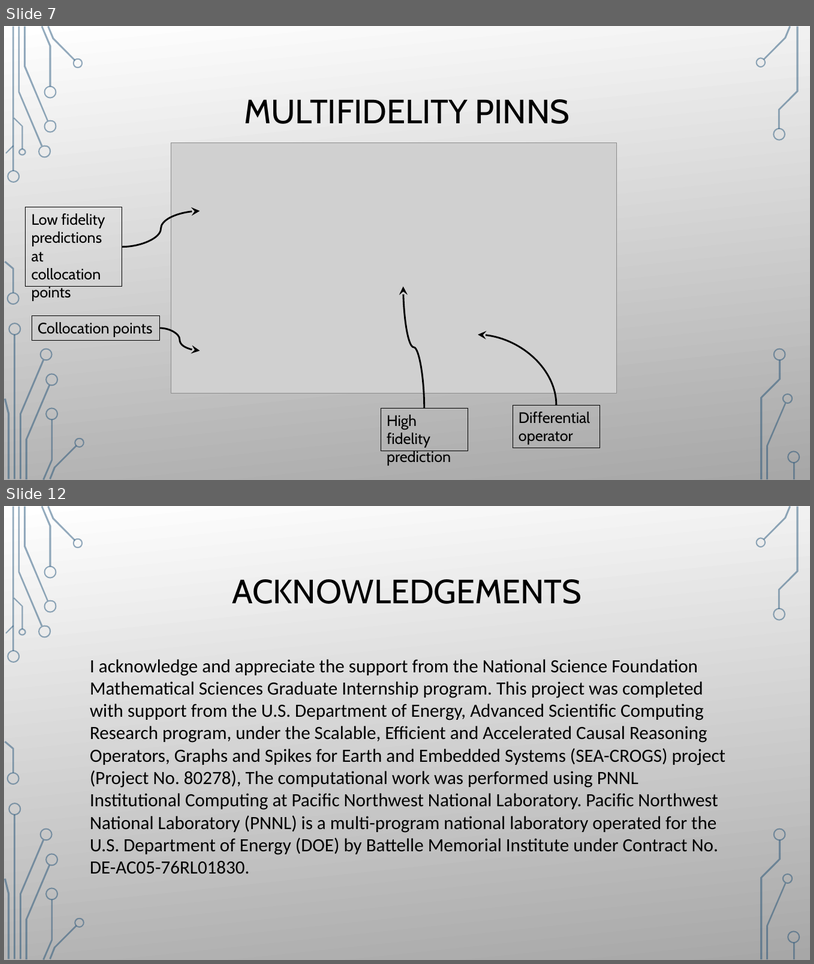
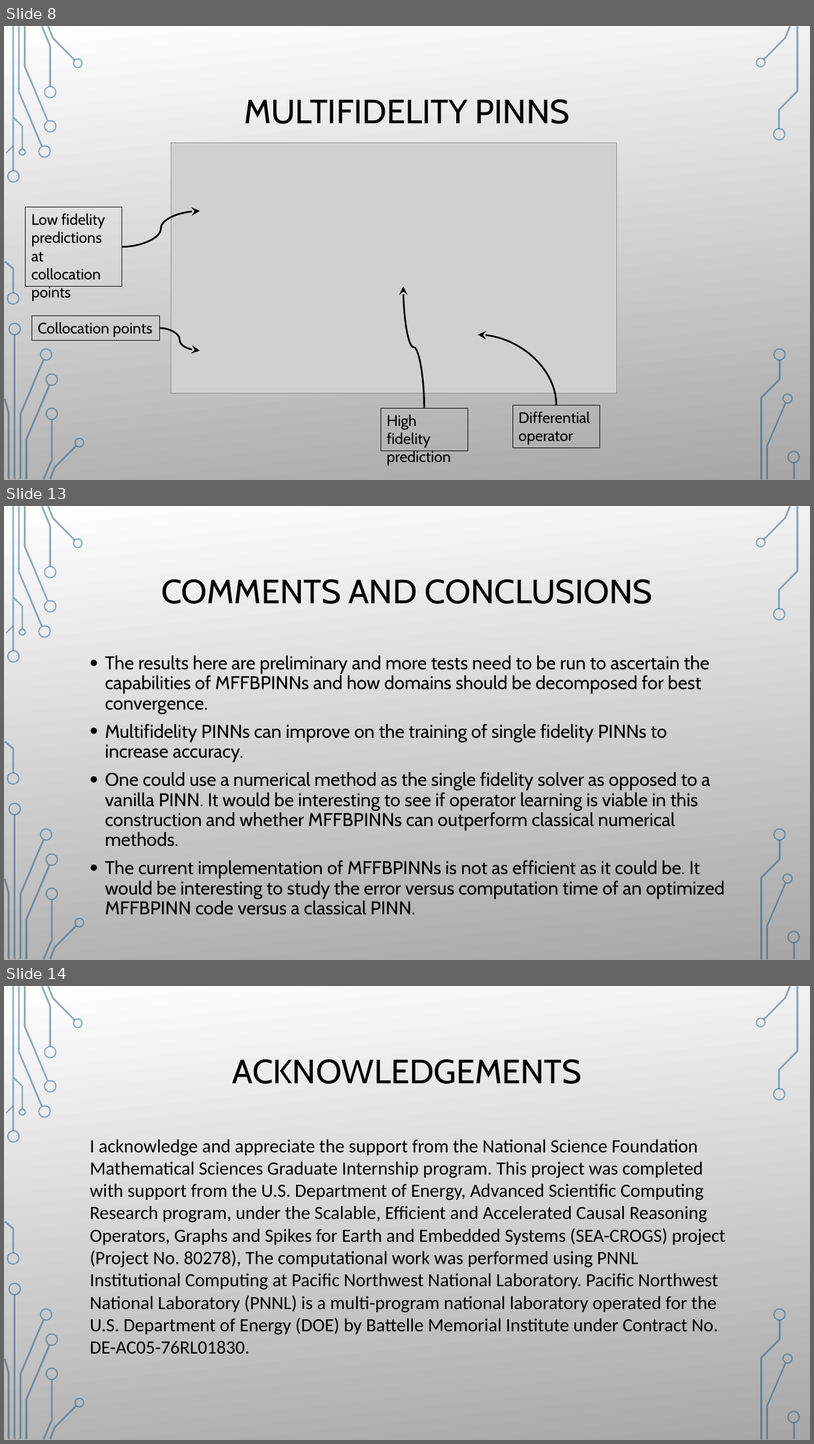
Before and after one commit to damienbeecroft/pnnl_research, a slide deck: MFFBPINNs.pptx. Shown one above the other, each under a label of ours: slides 7 and 12 before the commit, slides 8, 13 and 14 after it; the slides between them are not shown. The pictures are 814x964 and 814x1444 pixels, drawn with LibreOffice and Linux fonts; fonts in the diff are those of the drawing; grey boxes stand for pictures; background and template pictures are left out. Boxes give left, top, right and bottom in pixels: in the first picture for what was removed or moved away, otherwise in the second. Text is boxed around its words. In the diff, an @@ line names an element or a change of style, - is before the commit and + after.

```diff
--- a/MFFBPINNs.pptx
+++ b/MFFBPINNs.pptx
@@ slide 13 added at (x1=4, y1=506, x2=810, y2=960), background picture (left out); not listed: 36 template elements that a slide beside it also shows @@
@@ rectangle added at (x1=4, y1=506, x2=810, y2=960), fill gradient #FFFFFF to #A7A7A7 @@
@@ title added at (x1=161, y1=579, x2=653, y2=604), 40 pt, text #000000 @@
+COMMENTS AND CONCLUSIONS
@@ text added at (x1=105, y1=655, x2=725, y2=915), 22 pt, text #000000 @@
+• The results here are preliminary and more tests need to be run to ascertain the capabilities of MFFBPINNs and how domains should be decomposed for best convergence.
+• Multifidelity PINNs can improve on the training of single fidelity PINNs to increase accuracy.
+• One could use a numerical method as the single fidelity solver as opposed to a vanilla PINN. It would be interesting to see if operator learning is viable in this construction and whether MFFBPINNs can outperform classical numerical methods.
+• The current implementation of MFFBPINNs is not as efficient as it could be. It would be interesting to study the error versus computation time of an optimized MFFBPINN code versus a classical PINN.
@@ group added at (x1=4, y1=506, x2=84, y2=960): 24 freeform shapes, 2 rectangles @@
@@ group added at (x1=756, y1=506, x2=801, y2=959): 9 freeform shapes, 1 rectangle @@
@@ what was slide 7 is now slide 8 @@
@@ what was slide 12 is now slide 14 @@
```
Also in this commit, not shown: 8 slides changed, 1 other slide added, 2 other files.
